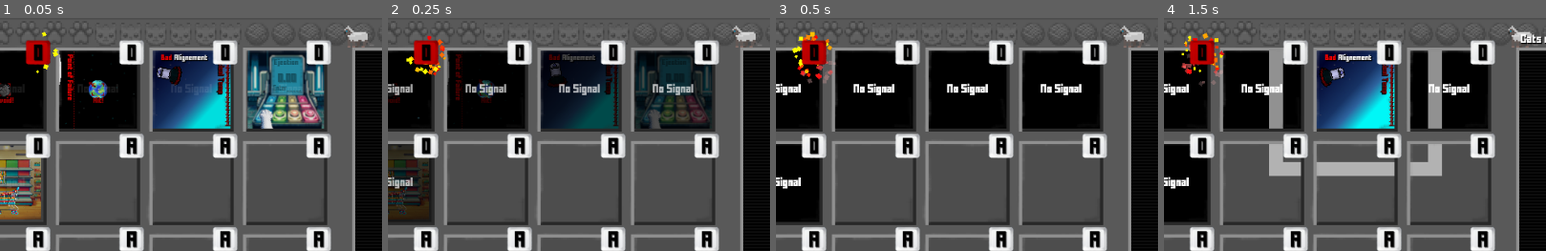
Above: before the commit, frames 1-4 (left to right).
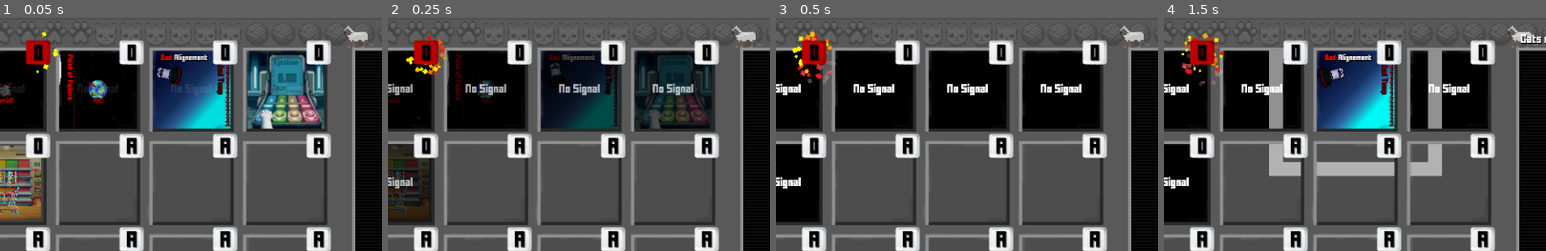
Above: after the commit, the same moments.

Repository: linusfm/Geh-Einkaufen-CCC
Game: Godot game, scene res://laoding_screen.tscn
Same seed, same stepped clock (60 frames per second), same inputs: the game is played once before the commit and once after it. Sound files missing from this copy of the repository are replaced by a short silence.
Inputs:
- Up to frame 1 (0.05 s): no input
- Up to frame 2 (0.25 s): no input
- Up to frame 3 (0.5 s): no input
- Up to frame 4 (1.5 s): tap Enter (Enter) at 0.5 s; hold Right (Right) 0.53-1.28 s; tap 1 (1) at 0.6 s; tap 2 (2) at 0.8, 1.35 s; hold Down (Down) from 1.28 s (still down)
The pictures show only the part of the screen within x 8-58%, y 0-50%; the shares and areas given below are measured in that part.

The runs differ from the first frame. In frame 1, 0.1% of the frame differs, in the area x 2-5%, y 65-72%; in frame 2, less than 0.1%; in frame 3, nothing differs; in frame 4, nothing differs.

Commit message:
Implement second can. Fix bugs.

Diff:
--- a/CCC Lund Edition/Mgame13/mgame13.gd
+++ b/CCC Lund Edition/Mgame13/mgame13.gd
@@ -9,9 +9,12 @@
 ### Internal Constants
 var wagen_speed = 20
 var ueberlappung_wagen_katzenfutter = false
-var falling_dose = false
+var ueberlappung_wagen_hundefutter1 = false
 var im_wagen = false
+var falling_dose = ""
+var inhalt = ""
 var start_KF = Vector2(-5, -5)
+var start_HF1 = Vector2(10,-5)
 ### Variables
 
 func set_active(b):
@@ -23,6 +26,7 @@
 
 func new_game():
 	$Katzenfutter/Sprite2DK.position = start_KF
+	$Hundefutter1/Sprite2DH1.position = start_HF1
 
 func enable():
 	if get_node("GameOver"):
@@ -57,29 +61,46 @@
 	if $Einkaufswagen.position.x > -30:
 		if Input.is_action_pressed("Left") and active == true:
 			$Einkaufswagen.position.x -= wagen_speed * delta
-			if im_wagen == true:
+			if inhalt == "KF":
 				$Katzenfutter/Sprite2DK.position.x -= wagen_speed * delta
+			if inhalt == "HF1":
+				$Hundefutter1/Sprite2DH1.position.x -= wagen_speed * delta
 	if $Einkaufswagen.position.x < 25:
 		if Input.is_action_pressed("Right") and active == true:
 			$Einkaufswagen.position.x += wagen_speed * delta
-			if im_wagen == true:
+			if inhalt == "KF":
 				$Katzenfutter/Sprite2DK.position.x += wagen_speed * delta
+			if inhalt == "HF1":
+				$Hundefutter1/Sprite2DH1.position.x += wagen_speed * delta
 	if ueberlappung_wagen_katzenfutter:
 		if Input.is_action_pressed("Down") and active == true:
-			falling_dose = true
+			falling_dose = "KF"
 	if ueberlappung_wagen_katzenfutter:
 		if Input.is_action_pressed("Up") and active == true:
-			falling_dose = true
-	if falling_dose == true:
-		falling_dose = false
-		var ziel_pos = Vector2($Einkaufswagen/Sprite2DE.position.x - 10, $Einkaufswagen/Sprite2DE.position.y - 10)
-		if Input.is_action_pressed("Down") and active == true and im_wagen == false:
-			$Katzenfutter/Sprite2DK.position = ziel_pos
-			im_wagen = true
-		if Input.is_action_pressed("Up") and active == true and im_wagen == true:
+			falling_dose = "KF"
+	if ueberlappung_wagen_hundefutter1:
+		if Input.is_action_pressed("Down") and active == true:
+			falling_dose = "HF1"
+	if ueberlappung_wagen_hundefutter1:
+		if Input.is_action_pressed("Up") and active == true:
+			falling_dose = "HF1"
+	if falling_dose == "KF":
+		falling_dose = ""
+		if Input.is_action_pressed("Down") and active == true and inhalt == "":
+			$Katzenfutter/Sprite2DK.position = Vector2(-5,16)
+			inhalt = "KF"
+		if Input.is_action_pressed("Up") and active == true and inhalt == "KF":
 			$Katzenfutter/Sprite2DK.position = start_KF
-			im_wagen = false
-
+			inhalt = ""
+	if falling_dose == "HF1":
+		falling_dose = ""
+		var ziel_pos = $Einkaufswagen/Sprite2DE.position
+		if Input.is_action_pressed("Down") and active == true and inhalt == "":
+			$Hundefutter1/Sprite2DH1.position = Vector2(10,16)
+			inhalt = "HF1"
+		if Input.is_action_pressed("Up") and active == true and inhalt == "HF1":
+			$Hundefutter1/Sprite2DH1.position = start_HF1
+			inhalt = ""
 
 func _on_katzenfutter_area_entered(area: Area2D):
 	ueberlappung_wagen_katzenfutter = true
@@ -87,3 +108,12 @@
 
 func _on_katzenfutter_area_exited(area: Area2D):
 	ueberlappung_wagen_katzenfutter = false
+
+
+func _on_hundefutter_1_area_entered(area: Area2D):
+	ueberlappung_wagen_hundefutter1 = true
+	print("ueberlappung_wagen_hundefutter1")
+
+
+func _on_hundefutter_1_area_exited(area: Area2D):
+	ueberlappung_wagen_hundefutter1 = false
--- a/CCC Lund Edition/Mgame13/mgame13.tscn
+++ b/CCC Lund Edition/Mgame13/mgame13.tscn
@@ -7,12 +7,16 @@
 [ext_resource type="Texture2D" uid="uid://bvph1iaieomkd" path="res://Mgame13/Hintergrund.png" id="4_xm1b8"]
 [ext_resource type="Texture2D" uid="uid://bla350u5d6ksr" path="res://Mgame13/Einkaufswagen.PNG" id="6_dmwqo"]
 [ext_resource type="Texture2D" uid="uid://de4h7xorj81n1" path="res://Mgame13/Katzenfutter.PNG" id="7_jw7ny"]
+[ext_resource type="Texture2D" uid="uid://gri6q0oqytvs" path="res://Mgame13/Hundefutter.PNG" id="8_g1ek3"]
 
 [sub_resource type="RectangleShape2D" id="RectangleShape2D_ujd5h"]
-size = Vector2(5, 6)
+size = Vector2(3, 6)
 
 [sub_resource type="RectangleShape2D" id="RectangleShape2D_hf5n4"]
 size = Vector2(13, 11)
+
+[sub_resource type="RectangleShape2D" id="RectangleShape2D_j2j2l"]
+size = Vector2(13, 10.75)
 
 [node name="Mgame13" type="Node2D"]
 script = ExtResource("1_neobc")
@@ -32,27 +36,44 @@
 [node name="MusicPlayer" parent="." instance=ExtResource("4_5tvvx")]
 
 [node name="Einkaufswagen" type="Area2D" parent="."]
+z_index = 2
 
 [node name="Sprite2DE" type="Sprite2D" parent="Einkaufswagen"]
+z_index = 2
 position = Vector2(3, 23)
 scale = Vector2(0.04, 0.04)
 texture = ExtResource("6_dmwqo")
 
 [node name="CollisionShape2D" type="CollisionShape2D" parent="Einkaufswagen"]
-position = Vector2(2.5, 38)
+position = Vector2(1.5, 38)
 shape = SubResource("RectangleShape2D_ujd5h")
 
 [node name="Katzenfutter" type="Area2D" parent="."]
+z_index = 1
 
 [node name="Sprite2DK" type="Sprite2D" parent="Katzenfutter"]
+z_index = 1
 position = Vector2(-5, -8)
 scale = Vector2(0.02, 0.02)
 texture = ExtResource("7_jw7ny")
 
 [node name="CollisionShape2D" type="CollisionShape2D" parent="Katzenfutter"]
-position = Vector2(-5, 38)
+position = Vector2(-7, 38)
 shape = SubResource("RectangleShape2D_hf5n4")
+
+[node name="Hundefutter1" type="Area2D" parent="."]
+
+[node name="Sprite2DH1" type="Sprite2D" parent="Hundefutter1"]
+position = Vector2(10, -8)
+scale = Vector2(0.02, 0.02)
+texture = ExtResource("8_g1ek3")
+
+[node name="CollisionShape2D" type="CollisionShape2D" parent="Hundefutter1"]
+position = Vector2(10, 38)
+shape = SubResource("RectangleShape2D_j2j2l")
 
 [connection signal="area_entered" from="Einkaufswagen" to="." method="_on_einkaufswagen_area_entered"]
 [connection signal="area_entered" from="Katzenfutter" to="." method="_on_katzenfutter_area_entered"]
 [connection signal="area_exited" from="Katzenfutter" to="." method="_on_katzenfutter_area_exited"]
+[connection signal="area_entered" from="Hundefutter1" to="." method="_on_hundefutter_1_area_entered"]
+[connection signal="area_exited" from="Hundefutter1" to="." method="_on_hundefutter_1_area_exited"]
Not shown: 1 places in CCC Lund Edition/Mgame13/mgame13.tscn that only renumber resources
